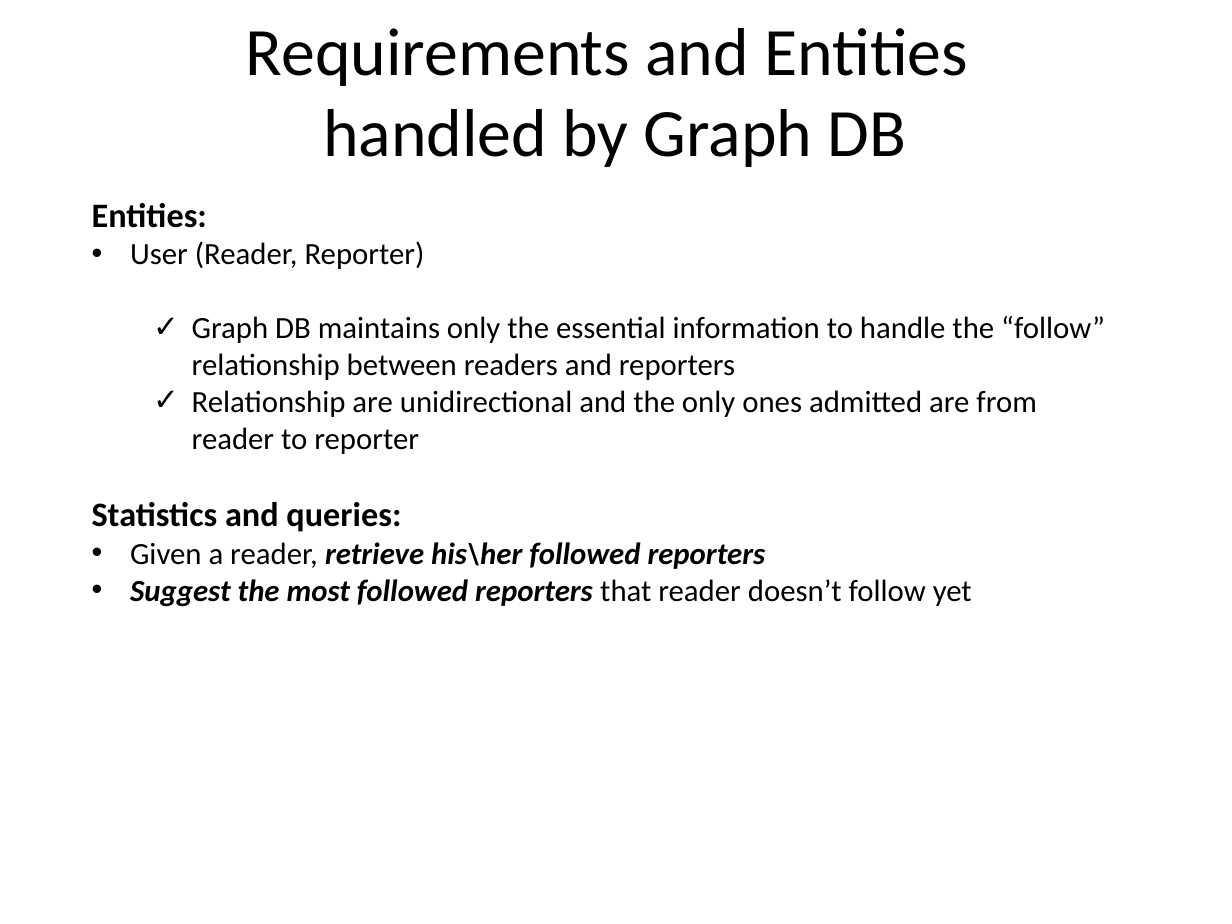
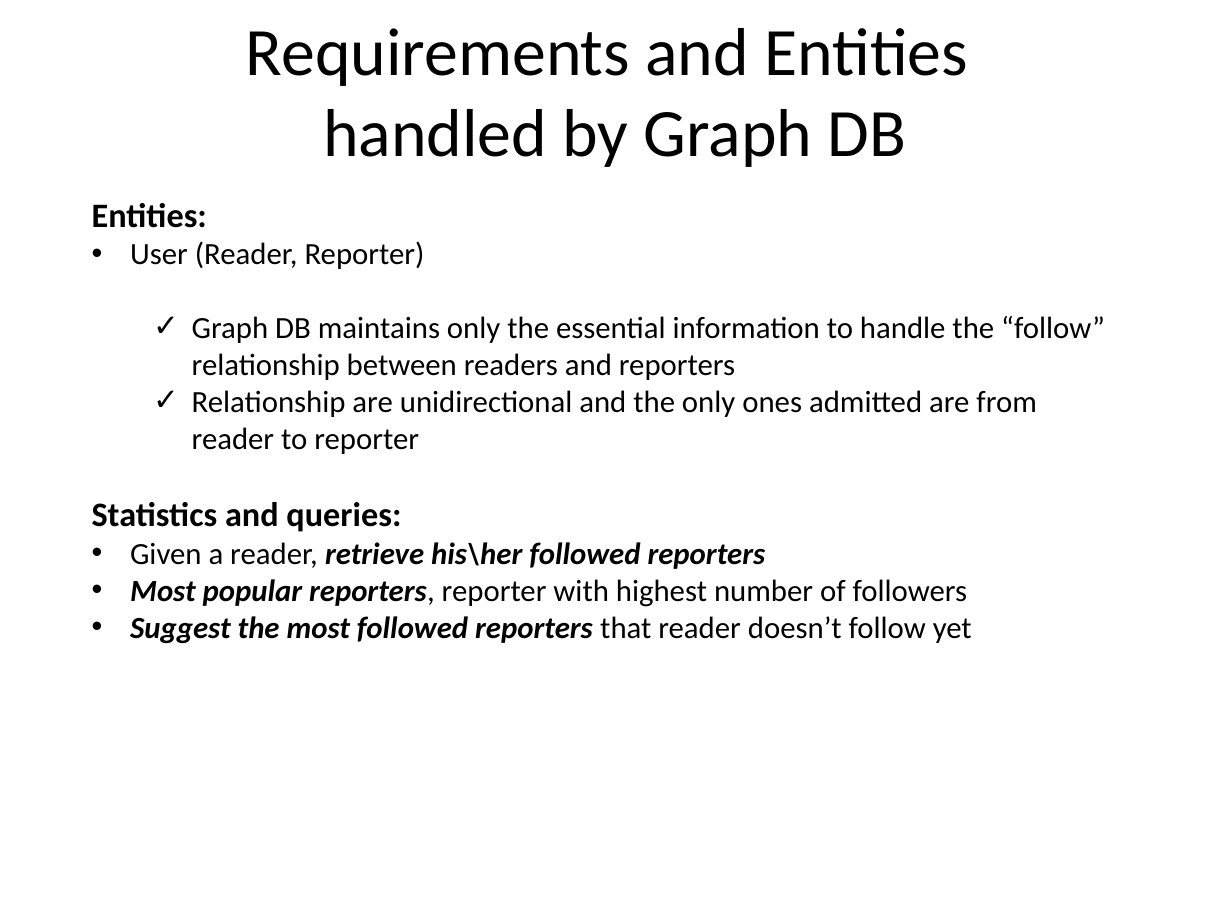
Before and after one commit to MatteBiondi/LSMSD_SocialNews, a slide deck: slide 7 of Docs/Project Proposal.pptx. Drawn at 1232x924 pixels with LibreOffice and Linux fonts; fonts in the diff are those of the drawing; background and template pictures are left out. Boxes give left, top, right and bottom in pixels: in the first picture for what was removed or moved away, otherwise in the second. Text is boxed around its words. In the diff, an @@ line names an element or a change of style, - is before the commit and + after.

```diff
--- a/Docs/Project Proposal.pptx
+++ b/Docs/Project Proposal.pptx
@@ text at [130,579,968,607]: paragraph added @@
+• Most popular reporters, reporter with highest number of followers
```
Also in this commit, not shown: 2 other slides changed.
